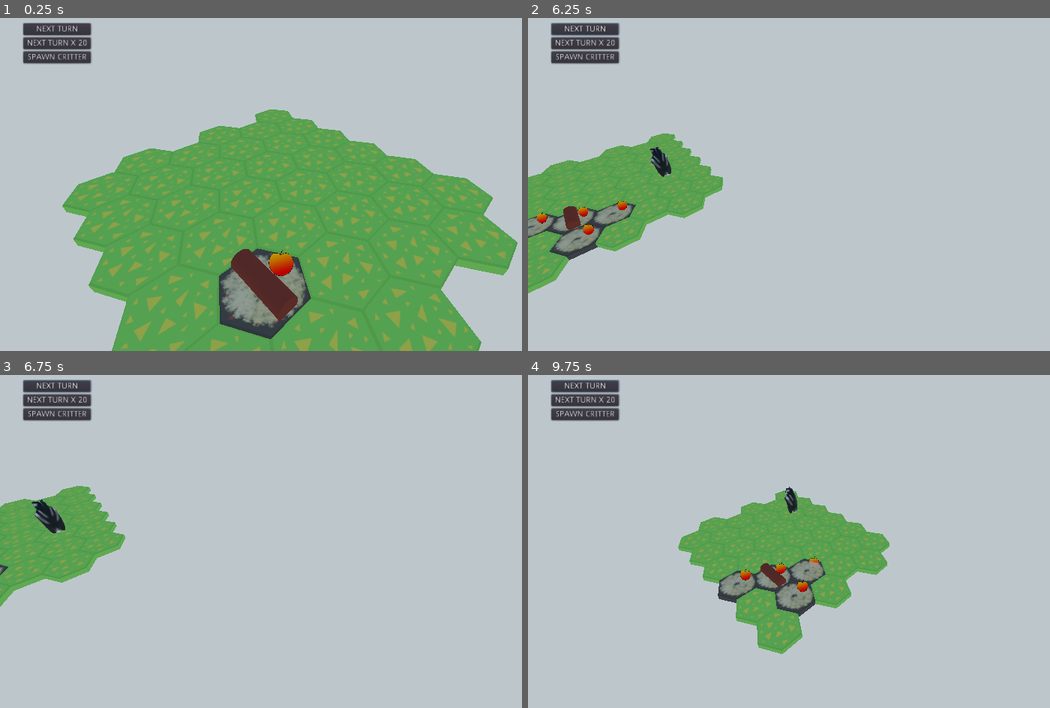
Above: before the commit, frames 1-4 (two rows, left to right).
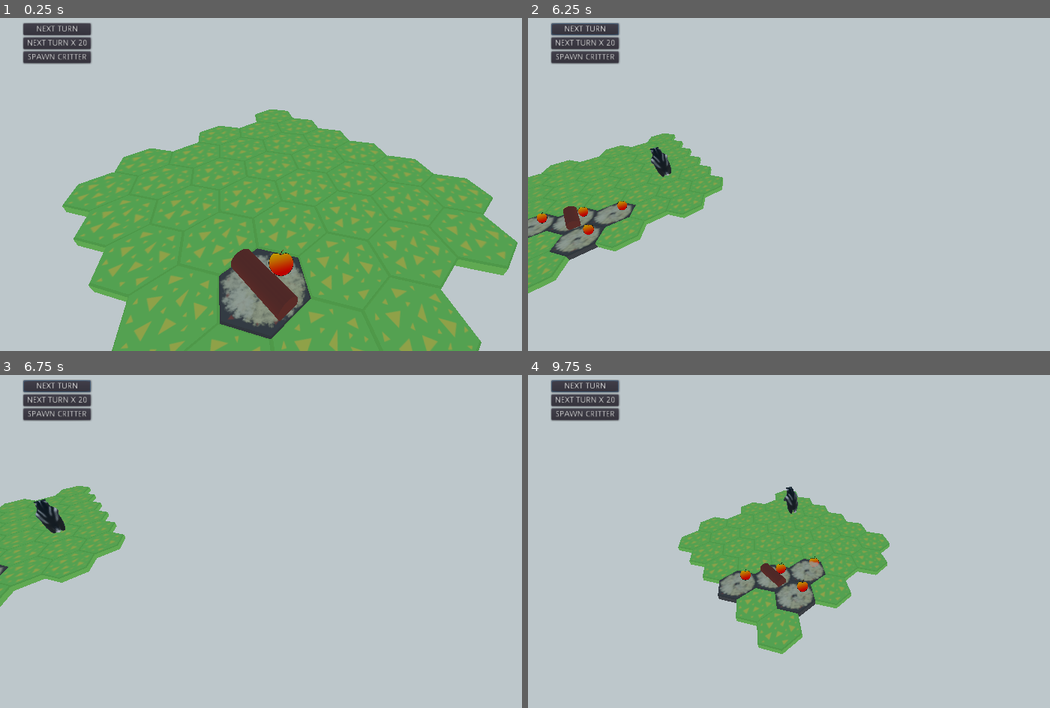
Above: after the commit, the same moments.

Repository: BVenturaDev/UMM
Game: Godot game, scene res://scenes/levels/main_level.tscn
The game is run twice, just before and just after one commit, with the same random seed, the same clock (stepped at 60 frames per second) and the same inputs.
Inputs (mouse positions are in pixels of both pictures, inside the frame that each line leads up to):
- Up to frame 1 (0.25 s): no input
- Up to frame 2 (6.25 s): click "NEXT TURN" at 0.5 s; click "NEXT TURN" at 1.25 s; click "NEXT TURN X 20" at 2 s; click "NEXT TURN X 20" at 2.75 s; click "SPAWN CRITTER" at 3.5 s; tap Enter (ui_accept) at 4.25, 4.52, 5.27 s; move the mouse to (961, 157) at 4.27 s; hold Right (ui_right) 4.28-5.03 s; click (961, 157) at 4.42 s; move the mouse to (705, 194) at 5.02 s; hold Down (ui_down) 5.03-5.78 s; move the mouse to (888, 97) at 5.77 s; hold Right (ui_right) from 5.78 s (still down)
- Up to frame 3 (6.75 s): move the mouse to (271, 601) at 6.52 s; release Right (ui_right) at 6.53 s; hold Up (ui_up) from 6.53 s (still down); click (271, 601) at 6.67 s
- Up to frame 4 (9.75 s): tap Enter (ui_accept) at 6.77, 7.52, 8.27 s; move the mouse to (1008, 584) at 7.27 s; release Up (ui_up) at 7.28 s; hold Left (ui_left) 7.28-8.78 s; move the mouse to (648, 478) at 8.02 s; move the mouse to (856, 531) at 8.77 s; hold Down (ui_down) 8.78-9.53 s; click (856, 531) at 8.92 s; move the mouse to (736, 444) at 9.52 s; hold Right (ui_right) from 9.53 s (still down)

Frames 1-2 are identical in both runs. In frame 3, less than 0.1% of the frame differs, in the area x 6-13%, y 37-48%; in frame 4, less than 0.1%.

Commit message:
Add a timer to a critter

Diff:
--- a/scenes/entities/critter.tscn
+++ b/scenes/entities/critter.tscn
@@ -21,6 +21,8 @@
 state_machine = NodePath("state_machine")
 critter_model = NodePath("critter_model")
 max_age = 24
+
+[node name="Timer" type="Timer" parent="."]
 
 [node name="state_machine" type="Node" parent="."]
 script = ExtResource( 2 )
--- a/src/entities/critter.gd
+++ b/src/entities/critter.gd
@@ -107,6 +107,10 @@
 		yield(tween,"tween_all_completed")
 		if is_alive:
 			anim.play("idle")
+			anim.stop()
+			$Timer.wait_time = randf()
+			yield($Timer,"timeout")
+			anim.play("idle")
 		else:
 			anim.play("death")
 
